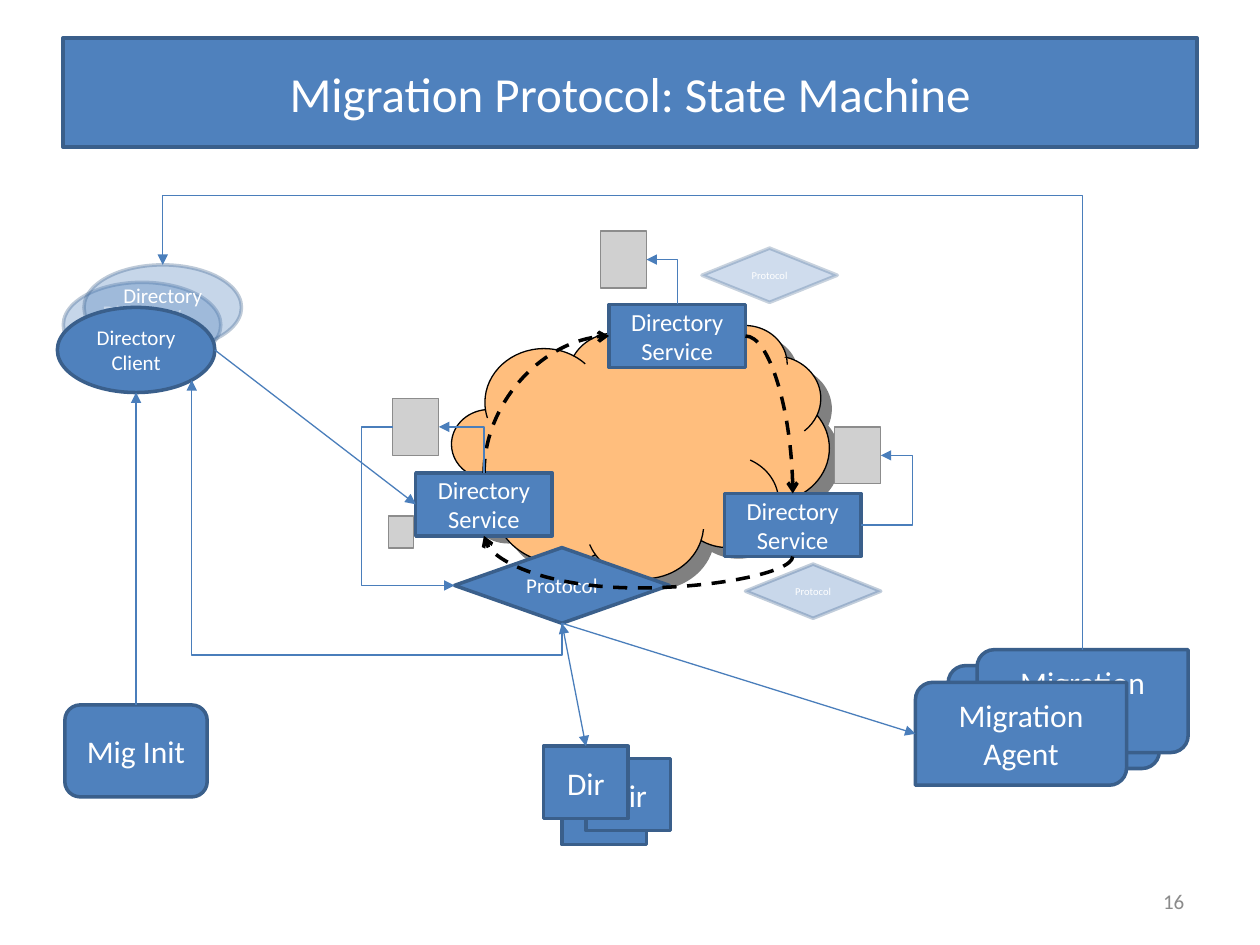
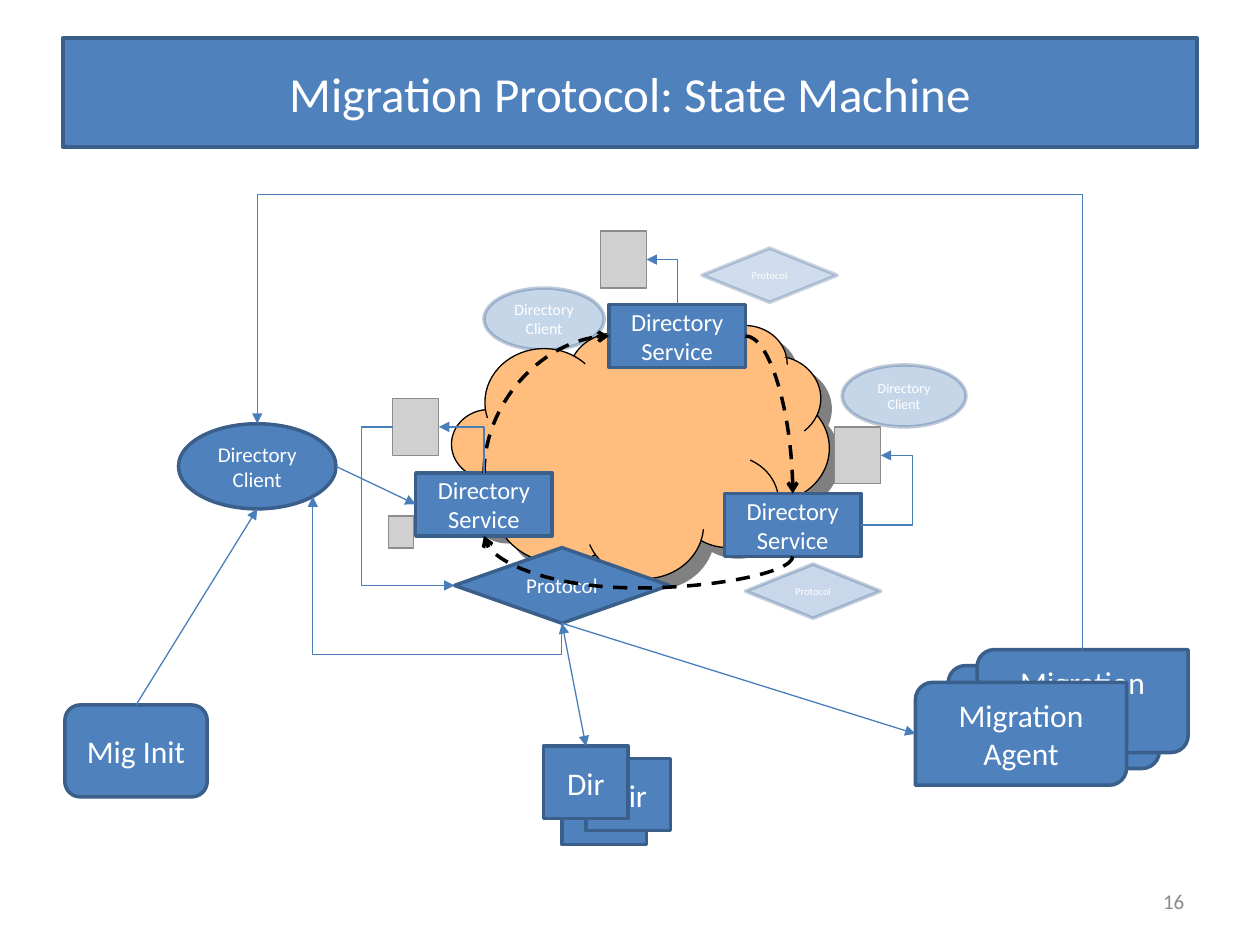
Before and after one commit to Slania/JPaxos-1, a slide deck: slide 16 of Paxos based directory updates for geo-replicated cloud storage.pptx. Drawn at 1260x945 pixels with LibreOffice and Linux fonts; fonts in the diff are those of the drawing; grey boxes stand for pictures. Boxes give left, top, right and bottom in pixels: in the first picture for what was removed or moved away, otherwise in the second. Text is boxed around its words. In the diff, an @@ line names an element or a change of style, - is before the commit and + after.

```diff
--- a/Paxos based directory updates for geo-replicated cloud storage.pptx
+++ b/Paxos based directory updates for geo-replicated cloud storage.pptx
@@ elbow arrow moved from (1082, 650) - (163, 265) to (1082, 650) - (257, 423) @@
@@ ellipse "Directory Client": place and size @@
-ellipse "Directory Client" at <box>84,265,242,350</box>
+ellipse "Directory Client" at <box>484,289,604,350</box>
@@ ellipse "Directory Client" at <box>484,289,604,350</box>: size 12 to 9 pt @@
@@ ellipse "Directory Client": place and size @@
-ellipse "Directory Client" at <box>63,282,220,368</box>
+ellipse "Directory Client" at <box>842,365,965,427</box>
@@ ellipse "Directory Client" at <box>842,365,965,427</box>: size 12 to 8 pt @@
@@ ellipse "Directory Client": place and size @@
-ellipse "Directory Client" at <box>57,307,214,393</box>
+ellipse "Directory Client" at <box>179,423,336,509</box>
@@ arrow moved from (214, 350) - (416, 504) to (336, 466) - (416, 504) @@
@@ arrow moved from (136, 704) - (136, 393) to (136, 704) - (257, 509) @@
@@ elbow arrow moved from (562, 624) - (192, 381) to (562, 624) - (312, 496) @@
```
Also in this commit, not shown: 8 other slides changed, 2 slides added, 1 other file.
